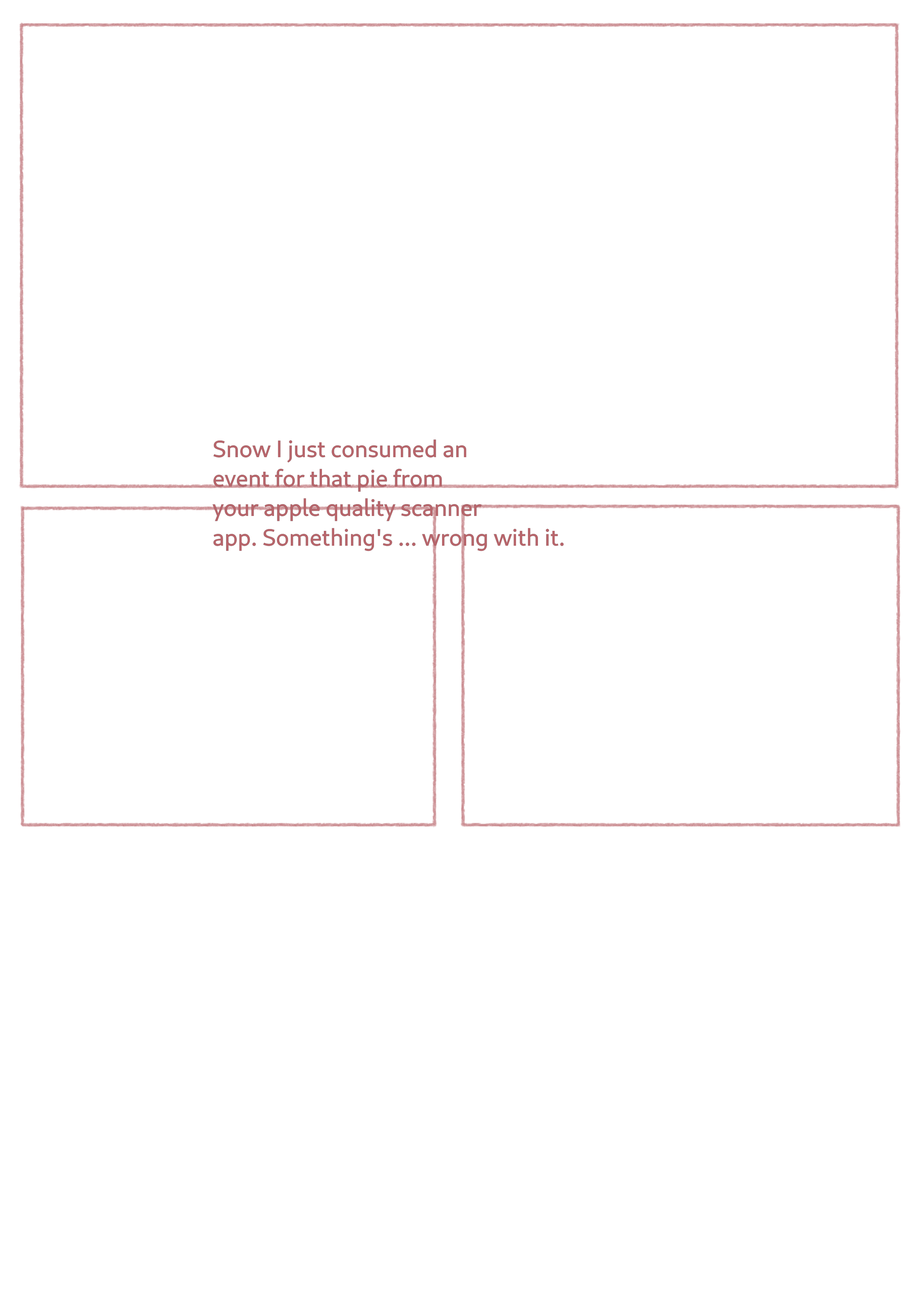
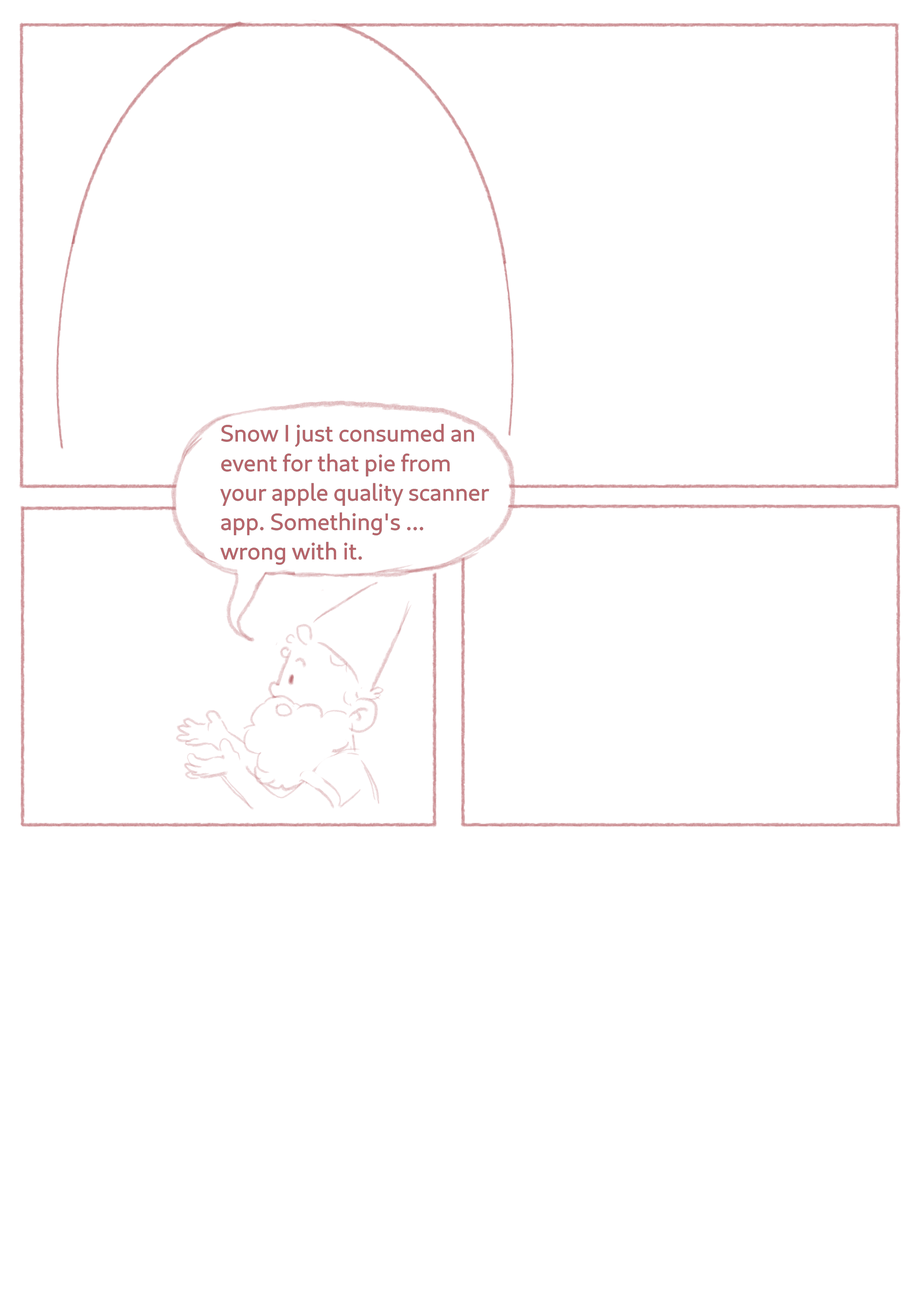
Two versions of the same layered image (w=922, h=1305). Layer-by-layer changes:
added layer "Layer 4" above "Layer 1" over [170, 380, 565, 810]
painted on "Layer 1" over [55, 19, 565, 810]
